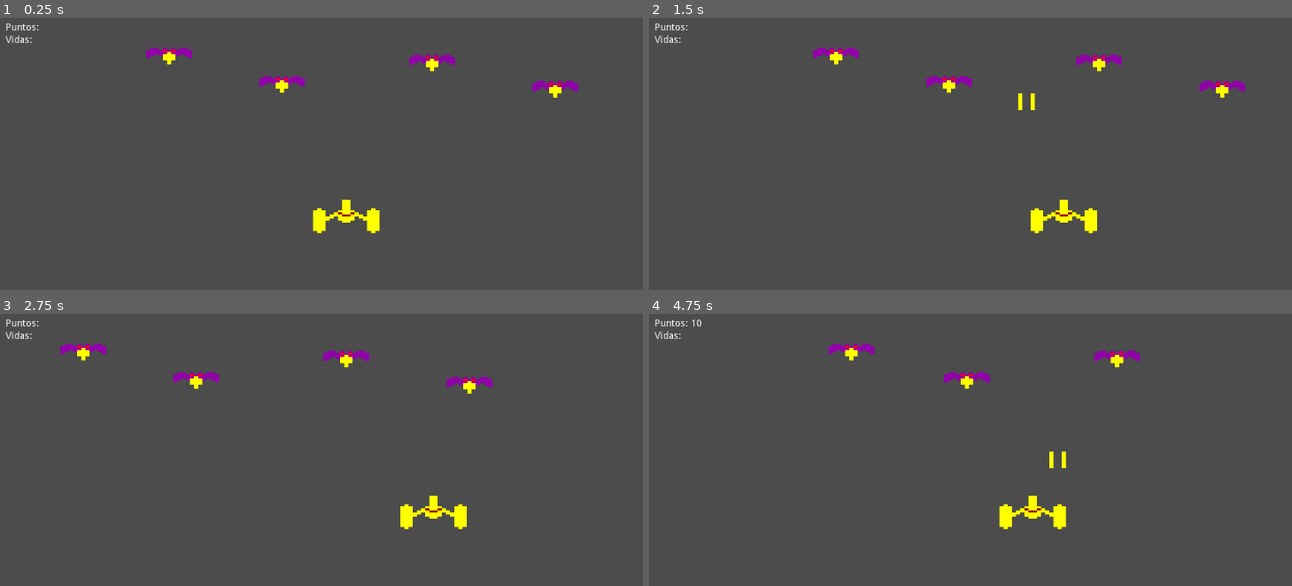
Above: before the commit, frames 1-4 (two rows, left to right).
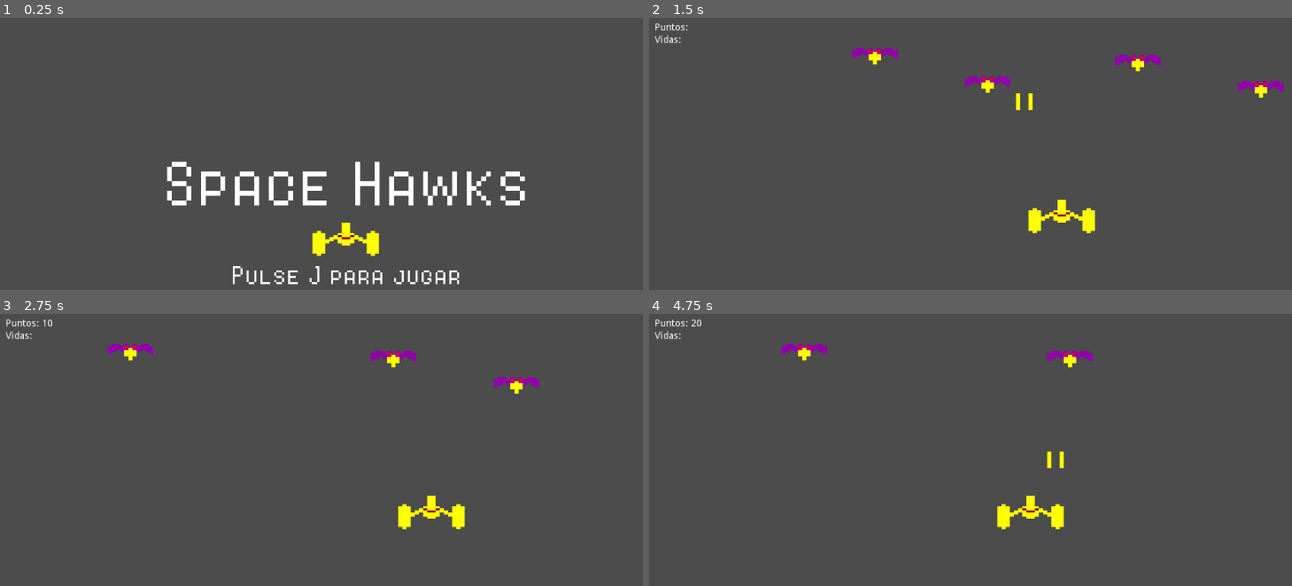
Above: after the commit, the same moments.

Repository: FranzMV/SpaceHawks
Game: Godot game, scene res://Bienvenida.tscn
The game is run twice, just before and just after one commit, with the same random seed, the same clock (stepped at 60 frames per second) and the same inputs. Before the commit the project starts from res://EscenaDeJuego.tscn.
Inputs:
- Up to frame 1 (0.25 s): no input
- Up to frame 2 (1.5 s): hold Right (ui_right) 0.53-1.28 s; hold J 0.53-1.28 s; tap Space at 0.77 s; hold Left (ui_left) from 1.28 s (still down); tap J at 1.35 s
- Up to frame 3 (2.75 s): tap Space at 1.52 s; release Left (ui_left) at 2.03 s; hold Right (ui_right) from 2.03 s (still down); hold J from 2.03 s (still down)
- Up to frame 4 (4.75 s): release J at 2.78 s; tap J at 2.85, 4.35 s; tap Space at 3.02, 3.77, 4.52 s; release Right (ui_right) at 3.53 s; hold J 3.53-4.28 s; hold Left (ui_left) from 3.53 s (still down)

The runs differ from the first frame. In frame 1, 5.6% of the frame differs, in the area x 0-90%, y 1-99%; in frame 2, 2.1%; in frame 3, 2.0%; in frame 4, 1.6%.

Commit message:
Pantalla de bienvenida

Diff:
--- /dev/null
+++ b/Bienvenida.gd
@@ -0,0 +1,10 @@
+extends CenterContainer
+
+func _ready():
+	pass
+
+
+
+func _process(delta):
+	if Input.is_key_pressed(KEY_J):
+		get_tree().change_scene("res://EscenaDeJuego.tscn")
--- /dev/null
+++ b/Bienvenida.tscn
@@ -0,0 +1,49 @@
+[gd_scene load_steps=6 format=2]
+
+[ext_resource path="res://images/nave.png" type="Texture" id=1]
+[ext_resource path="res://tipografias/8bitOperatorPlusSC-Regular.ttf" type="DynamicFontData" id=2]
+[ext_resource path="res://Bienvenida.gd" type="Script" id=3]
+
+[sub_resource type="DynamicFont" id=1]
+size = 80
+font_data = ExtResource( 2 )
+
+[sub_resource type="DynamicFont" id=2]
+size = 32
+font_data = ExtResource( 2 )
+
+[node name="Bienvenida" type="CenterContainer"]
+margin_right = 1024.0
+margin_bottom = 600.0
+script = ExtResource( 3 )
+__meta__ = {
+"_edit_use_anchors_": false
+}
+
+[node name="VBoxContainer" type="VBoxContainer" parent="."]
+margin_left = 246.0
+margin_top = 193.0
+margin_right = 777.0
+margin_bottom = 407.0
+
+[node name="LabelSpaceHawks" type="Label" parent="VBoxContainer"]
+margin_right = 531.0
+margin_bottom = 112.0
+custom_fonts/font = SubResource( 1 )
+text = "Space Hawks"
+align = 1
+
+[node name="TextureNave" type="TextureRect" parent="VBoxContainer"]
+margin_top = 116.0
+margin_right = 531.0
+margin_bottom = 164.0
+texture = ExtResource( 1 )
+stretch_mode = 4
+
+[node name="LabelComenzarJuego" type="Label" parent="VBoxContainer"]
+margin_top = 168.0
+margin_right = 531.0
+margin_bottom = 214.0
+custom_fonts/font = SubResource( 2 )
+text = "Pulse J para jugar"
+align = 1
--- a/project.godot
+++ b/project.godot
@@ -16,7 +16,7 @@
 [application]
 
 config/name="Marcianos"
-run/main_scene="res://EscenaDeJuego.tscn"
+run/main_scene="res://Bienvenida.tscn"
 config/icon="res://icon.png"
 
 [rendering]
Binary file added: tipografias/8bitOperatorPlusSC-Regular.ttf
